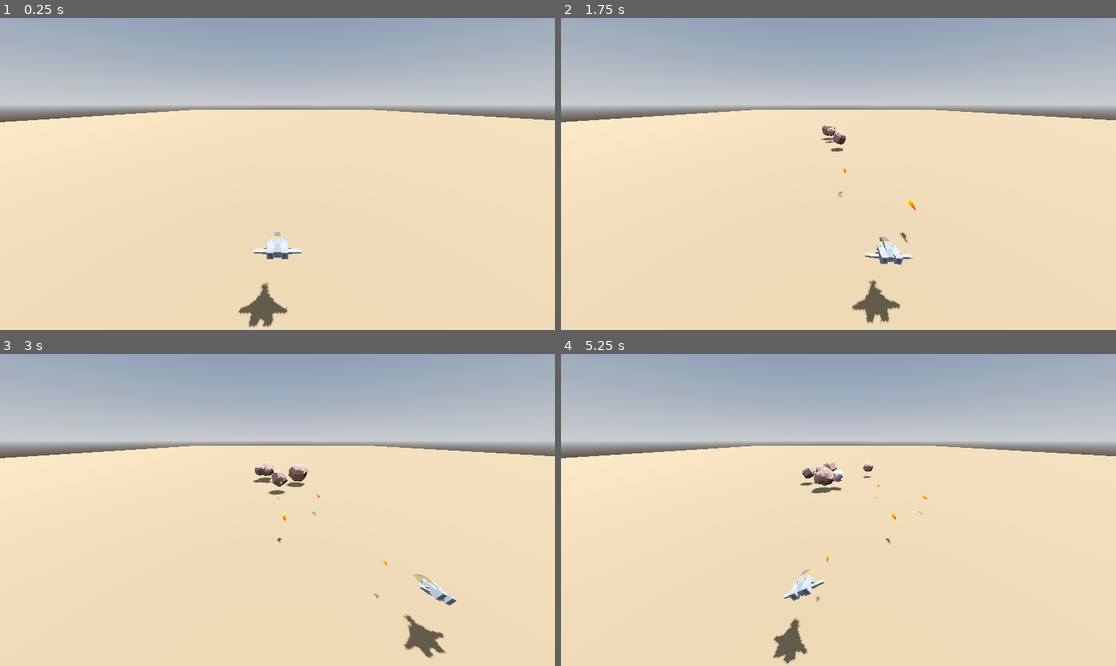
Above: before the commit, frames 1-4 (two rows, left to right).
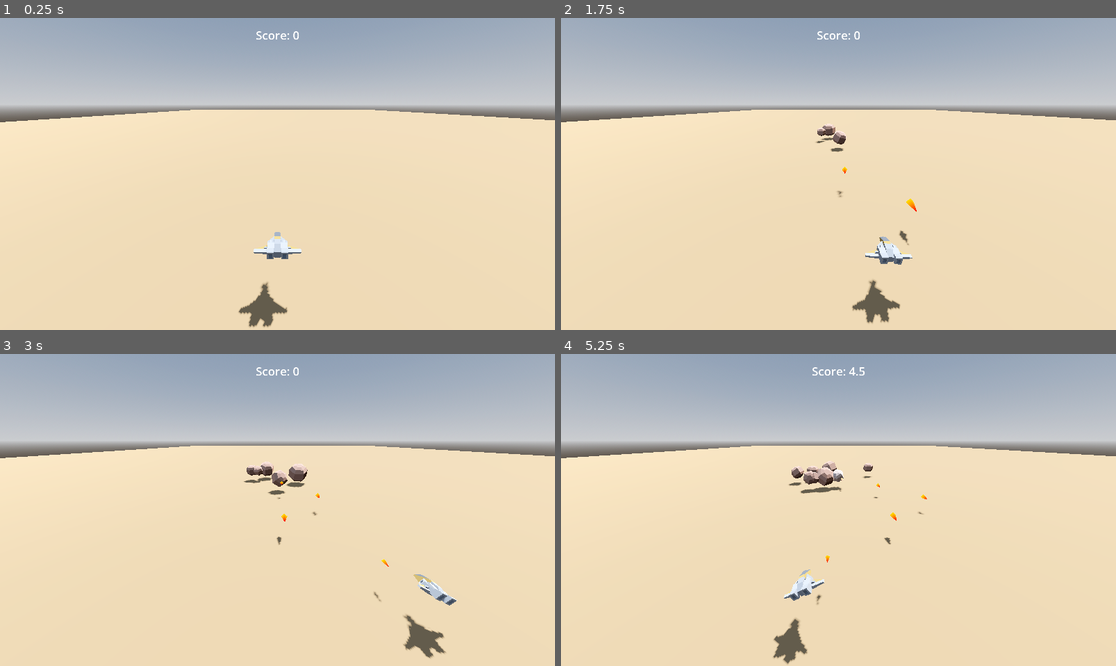
Above: after the commit, the same moments.

Repository: Stone-keep/3d_space_shooter
Game: Godot game, scene res://scenes/game.tscn
Two runs of this game, one before a commit and one after it. Both use one fixed random seed, a clock stepped at 60 frames per second and the inputs below.
Inputs:
- Up to frame 1 (0.25 s): no input
- Up to frame 2 (1.75 s): hold D (right) 0.53-1.28 s; tap Space (shoot) at 0.6, 1.35 s; hold A (left) from 1.28 s (still down)
- Up to frame 3 (3 s): release A (left) at 2.03 s; hold D (right) from 2.03 s (still down); tap Space (shoot) at 2.1, 2.85 s
- Up to frame 4 (5.25 s): release D (right) at 3.53 s; hold A (left) from 3.53 s (still down); tap Space (shoot) at 3.6, 4.35, 5.1 s

The runs differ from the first frame. In frame 1, less than 0.1% of the frame differs, in the area x 46-54%, y 4-7%; in frame 2, 0.2%; in frame 3, 0.2%; in frame 4, 0.5%, in the area x 41-66%, y 4-81%.

Commit message:
Add score based on meteor size

Diff:
--- a/project.godot
+++ b/project.godot
@@ -18,6 +18,11 @@
 run/main_scene="uid://b7t0qxtsle5vh"
 config/features=PackedStringArray("4.6", "Forward Plus")
 config/icon="res://icon.svg"
+
+[display]
+
+window/size/viewport_width=1920
+window/size/viewport_height=1080
 
 [input]
 
--- a/scenes/game.tscn
+++ b/scenes/game.tscn
@@ -58,22 +58,22 @@
 [node name="PositionMarkers" type="Node3D" parent="Meteors" unique_id=1563296777]
 
 [node name="Marker3D" type="Marker3D" parent="Meteors/PositionMarkers" unique_id=797778082]
-transform = Transform3D(1, 0, 0, 0, 1, 0, 0, 0, 1, -10.270102, 0, -37.55725)
+transform = Transform3D(1, 0, 0, 0, 1, 0, 0, 0, 1, -10.27, 0, -37.557)
 
 [node name="Marker3D7" type="Marker3D" parent="Meteors/PositionMarkers" unique_id=1538399850]
-transform = Transform3D(1, 0, 0, 0, 1, 0, 0, 0, 1, -5.163165, 0, -39.086975)
+transform = Transform3D(1, 0, 0, 0, 1, 0, 0, 0, 1, -4.693493, 0, -39.086975)
 
 [node name="Marker3D8" type="Marker3D" parent="Meteors/PositionMarkers" unique_id=566351089]
 transform = Transform3D(1, 0, 0, 0, 1, 0, 0, 0, 1, 9.6361685, 0, -46.27298)
 
 [node name="Marker3D9" type="Marker3D" parent="Meteors/PositionMarkers" unique_id=1611316640]
-transform = Transform3D(1, 0, 0, 0, 1, 0, 0, 0, 1, -2.2672992, 0, -45.185974)
+transform = Transform3D(1, 0, 0, 0, 1, 0, 0, 0, 1, -5.484313, 0, -45.185974)
 
 [node name="Marker3D10" type="Marker3D" parent="Meteors/PositionMarkers" unique_id=1469272040]
-transform = Transform3D(1, 0, 0, 0, 1, 0, 0, 0, 1, -8.451233, 0, -43.047974)
+transform = Transform3D(1, 0, 0, 0, 1, 0, 0, 0, 1, -11.52055, 0, -43.047974)
 
 [node name="Marker3D11" type="Marker3D" parent="Meteors/PositionMarkers" unique_id=1481040358]
-transform = Transform3D(1, 0, 0, 0, 1, 0, 0, 0, 1, -5.233135, 0, -42.11798)
+transform = Transform3D(1, 0, 0, 0, 1, 0, 0, 0, 1, -7.6626015, 0, -42.11798)
 
 [node name="Marker3D12" type="Marker3D" parent="Meteors/PositionMarkers" unique_id=191578104]
 transform = Transform3D(1, 0, 0, 0, 1, 0, 0, 0, 1, 8.68229, 0, -40.97998)
@@ -82,7 +82,7 @@
 transform = Transform3D(1, 0, 0, 0, 1, 0, 0, 0, 1, 0.110700965, 0, -40.556976)
 
 [node name="Marker3D14" type="Marker3D" parent="Meteors/PositionMarkers" unique_id=1686031520]
-transform = Transform3D(1, 0, 0, 0, 1, 0, 0, 0, 1, 4.2667007, 0, -43.70598)
+transform = Transform3D(1, 0, 0, 0, 1, 0, 0, 0, 1, 13.650591, 0, -43.70598)
 
 [node name="Marker3D15" type="Marker3D" parent="Meteors/PositionMarkers" unique_id=1101196913]
 transform = Transform3D(1, 0, 0, 0, 1, 0, 0, 0, 1, -3.1802988, 0, -43.06398)
@@ -94,13 +94,25 @@
 transform = Transform3D(1, 0, 0, 0, 0.99999994, 0, 0, 0, 1, 7.096221, 0, -44.353622)
 
 [node name="Marker3D4" type="Marker3D" parent="Meteors/PositionMarkers" unique_id=191841214]
-transform = Transform3D(1, 0, 0, 0, 0.99999994, 0, 0, 0, 1, 1.8765135, 0, -47.251495)
+transform = Transform3D(1, 0, 0, 0, 0.99999994, 0, 0, 0, 1, 0.34058523, 0, -47.251495)
 
 [node name="Marker3D5" type="Marker3D" parent="Meteors/PositionMarkers" unique_id=806923850]
-transform = Transform3D(1, 0, 0, 0, 0.99999994, 0, 0, 0, 1, 7.2578077, 0, -49.523308)
+transform = Transform3D(1, 0, 0, 0, 0.99999994, 0, 0, 0, 1, 12.045625, 0, -49.523308)
 
 [node name="Marker3D6" type="Marker3D" parent="Meteors/PositionMarkers" unique_id=1550286159]
 transform = Transform3D(1, 0, 0, 0, 0.99999994, 0, 0, 0, 1, -3.359829, 0, -52.386864)
 
+[node name="HUD" type="CanvasLayer" parent="." unique_id=2071885055]
+
+[node name="ScoreLabel" type="Label" parent="HUD" unique_id=756088282]
+anchors_preset = -1
+anchor_left = 0.5
+anchor_top = 0.03
+anchor_right = 0.5
+anchor_bottom = 0.03
+grow_horizontal = 2
+theme_override_font_sizes/font_size = 40
+text = "Score: 0"
+
 [connection signal="shoot_laser" from="Player" to="." method="_on_player_shoot_laser"]
 [connection signal="timeout" from="Meteors/MeteorTimer" to="." method="_on_meteor_timer_timeout"]
--- a/scenes/laser.tscn
+++ b/scenes/laser.tscn
@@ -50,8 +50,8 @@
 shadow_mesh = SubResource("ArrayMesh_01q60")
 
 [sub_resource type="CapsuleShape3D" id="CapsuleShape3D_a7dhc"]
-radius = 1.9575195
-height = 9.008789
+radius = 2.4023438
+height = 10.5703125
 
 [node name="Laser" type="Area3D" unique_id=109005899 groups=["lasers"]]
 collision_layer = 4
@@ -59,7 +59,7 @@
 script = ExtResource("1_a7dhc")
 
 [node name="Red" type="MeshInstance3D" parent="." unique_id=381577731]
-transform = Transform3D(-0.15, -2.2649372e-08, 9.900355e-16, 0, -6.5567085e-09, -0.15, 2.2649372e-08, -0.15, 6.5567085e-09, 0, 0, 0)
+transform = Transform3D(-0.2, -3.019916e-08, 1.3200473e-15, 0, -8.742278e-09, -0.2, 3.019916e-08, -0.2, 8.742278e-09, 0, 0, 0)
 material_overlay = SubResource("ShaderMaterial_412cd")
 mesh = SubResource("ArrayMesh_of1pi")
 skeleton = NodePath("")
--- a/scenes/scripts/game.gd
+++ b/scenes/scripts/game.gd
@@ -3,6 +3,7 @@
 @export var laser_scene: PackedScene
 @export var meteor_scene: PackedScene
 @onready var meteor_positions = $Meteors/PositionMarkers.get_children()
+var score := 0.0
 
 func _on_player_shoot_laser(pos: Vector3) -> void:
 	var laser = laser_scene.instantiate()
@@ -14,3 +15,8 @@
 	var spawn_position = meteor_positions.pick_random()
 	$Meteors.add_child(meteor)
 	meteor.global_position = spawn_position.global_position
+	meteor.add_score.connect(_on_meteor_scored)
+
+func _on_meteor_scored(points: float) -> void:
+	score += points
+	$HUD/ScoreLabel.text = "Score: %.1f" % score
--- a/scenes/scripts/meteor.gd
+++ b/scenes/scripts/meteor.gd
@@ -8,6 +8,7 @@
 
 @onready var mesh := $meteor
 @onready var flash_material := mesh.material_overlay as ShaderMaterial
+signal add_score(points: float)
 
 var player: Node3D
 
@@ -31,6 +32,7 @@
 func _on_area_entered(area: Area3D) -> void:
 	if area.is_in_group("lasers"):
 		can_move = false
+		add_score.emit(scale.x)
 		flash()
 		$meteor.material_overlay.set_shader_parameter("progress", 1.0)
 		area.destroy()
